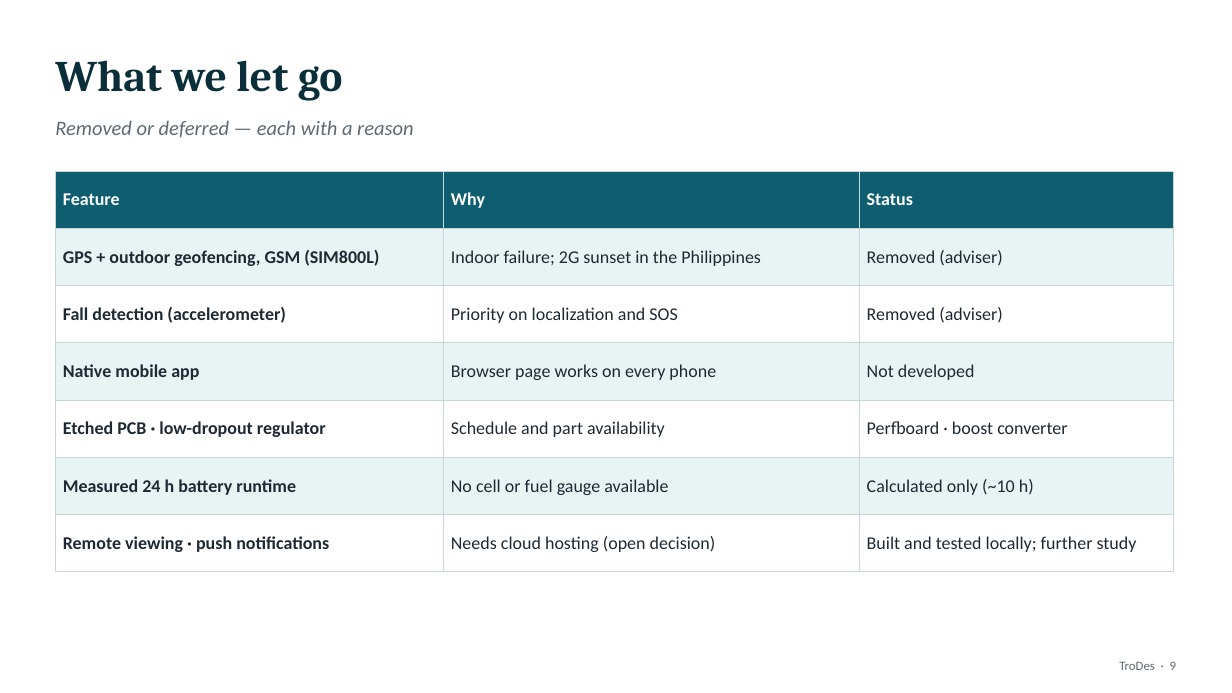
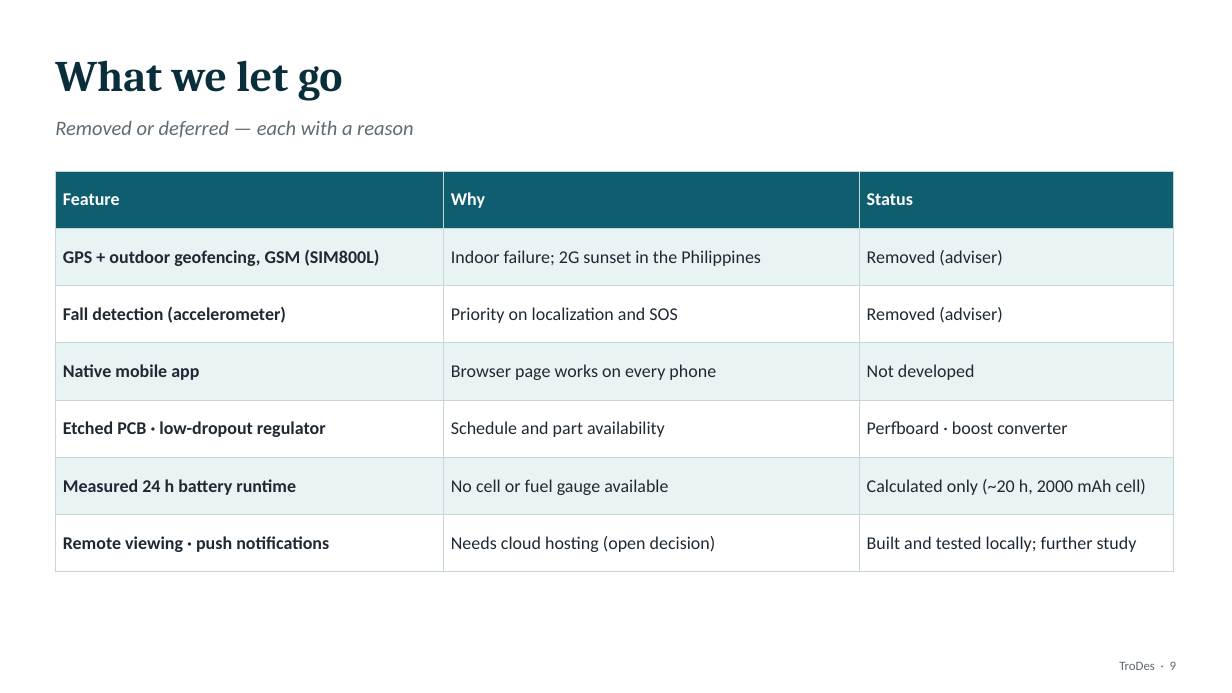
Before and after one commit to Jeju2004/SESEM, a slide deck: slide 9 of deliverables/drafts/TroDes_Defense_Presentation_DRAFT_v0.3.pptx. Drawn at 1232x693 pixels with LibreOffice and Linux fonts; fonts in the diff are those of the drawing. Boxes give left, top, right and bottom in pixels: in the first picture for what was removed or moved away, otherwise in the second. Text is boxed around its words. In the diff, an @@ line names an element or a change of style, - is before the commit and + after.

```diff
--- a/deliverables/drafts/TroDes_Defense_Presentation_DRAFT_v0.3.pptx
+++ b/deliverables/drafts/TroDes_Defense_Presentation_DRAFT_v0.3.pptx
@@ table at [55, 171, 1174, 556] @@
-row 6, column 3: Calculated only (~10 h)
+row 6, column 3: Calculated only (~20 h, 2000 mAh cell)
```
Also in this commit, not shown: 2 other slides changed, 8 other files.
